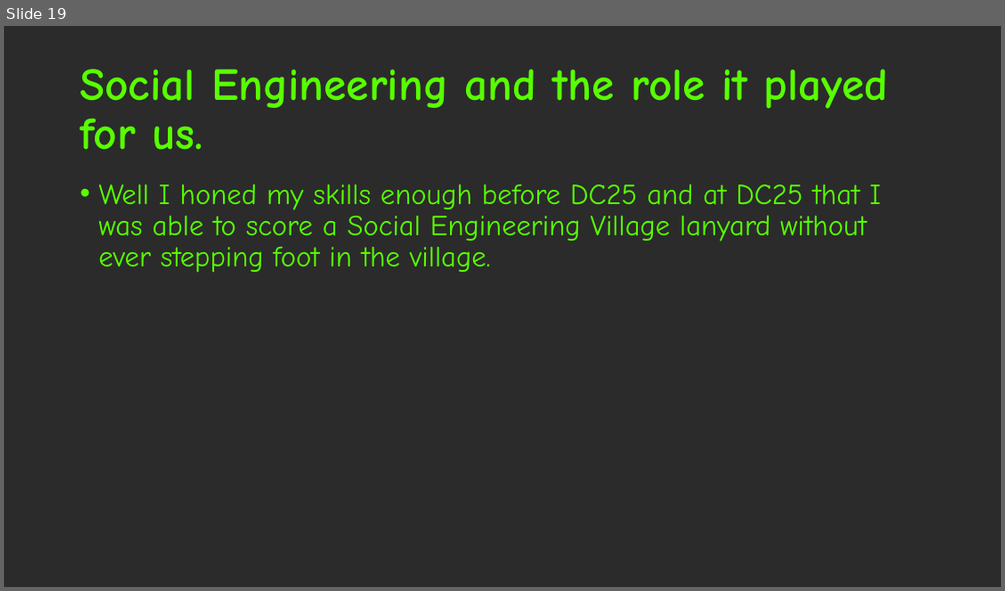
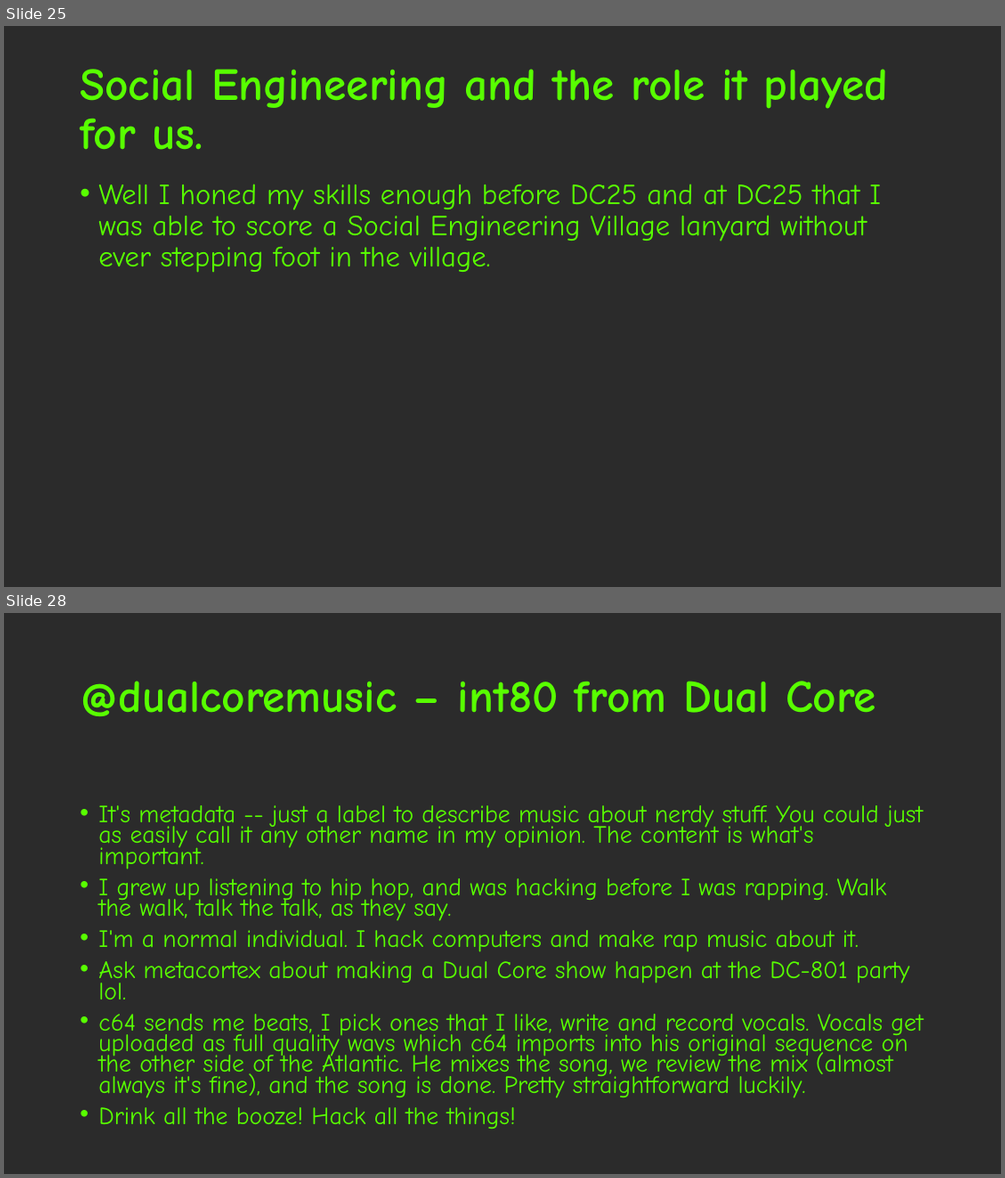
Before and after one commit to Kirball/b-sides-jax-talk, a slide deck: #BadgeLife, alternative currencies, the barter [Autosaved].pptx. Shown one above the other, each under a label of ours: slide 19 before the commit, slides 25 and 28 after it; the slides between them are not shown. The pictures are 1005x591 and 1005x1178 pixels, drawn with LibreOffice and Linux fonts; fonts in the diff are those of the drawing; background and template pictures are left out; a plain dark background stands for a picture behind light text. Boxes give left, top, right and bottom in pixels: in the first picture for what was removed or moved away, otherwise in the second. Text is boxed around its words. In the diff, an @@ line names an element or a change of style, - is before the commit and + after.

```diff
--- a/#BadgeLife, alternative currencies, the barter [Autosaved].pptx
+++ b/#BadgeLife, alternative currencies, the barter [Autosaved].pptx
@@ slide 28 added at (4,613,1001,1174), background picture (left out) @@
@@ title added at (80,681,876,716), 44 pt, text #58FF00, bold @@
+@dualcoremusic – int80 from Dual Core
@@ text added at (98,805,923,1128), 23.8 pt, text #58FF00 @@
+• It's metadata -- just a label to describe music about nerdy stuff. You could just as easily call it any other name in my opinion. The content is what's important.
+• I grew up listening to hip hop, and was hacking before I was rapping. Walk the walk, talk the talk, as they say.
+• I'm a normal individual. I hack computers and make rap music about it.
+• Ask metacortex about making a Dual Core show happen at the DC-801 party lol.
+• c64 sends me beats, I pick ones that I like, write and record vocals. Vocals get uploaded as full quality wavs which c64 imports into his original sequence on the other side of the Atlantic. He mixes the song, we review the mix (almost always it's fine), and the song is done. Pretty straightforward luckily.
+• Drink all the booze! Hack all the things!
@@ what was slide 19 is now slide 25 @@
```
Also in this commit, not shown: 10 slides changed, 9 other slides added.
